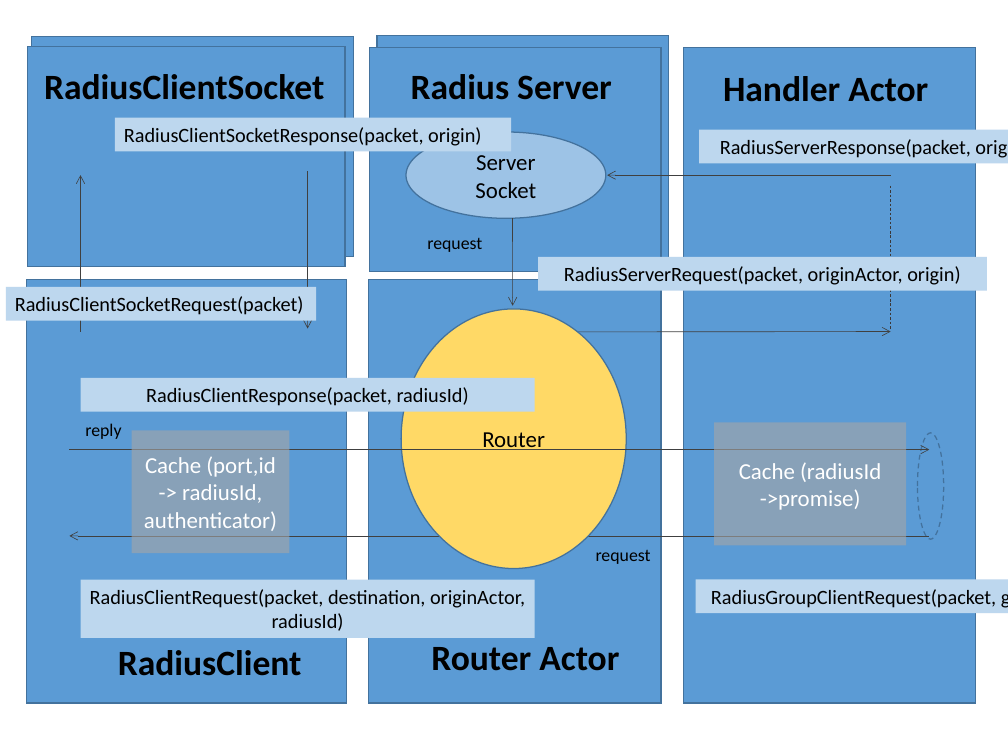
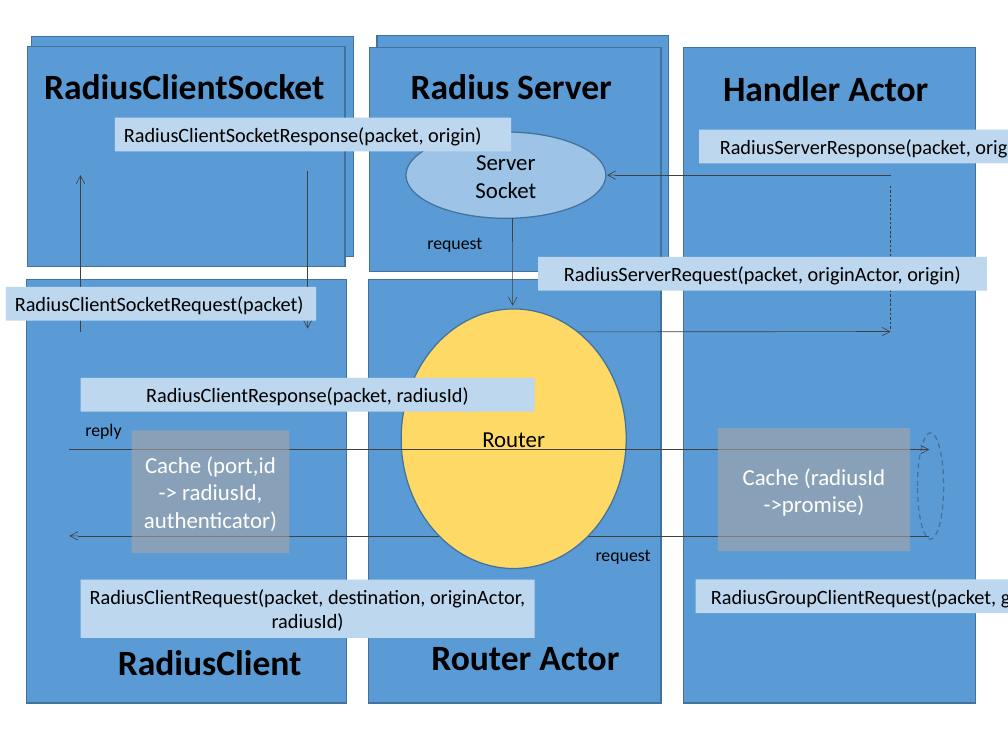
Before and after one commit to francistor/yaas, a slide deck: slide 2 of DiameterServerDesign.pptx. Drawn at 1008x756 pixels with LibreOffice and Linux fonts; fonts in the diff are those of the drawing. Boxes give left, top, right and bottom in pixels: in the first picture for what was removed or moved away, otherwise in the second. Text is boxed around its words. In the diff, an @@ line names an element or a change of style, - is before the commit and + after.

```diff
--- a/DiameterServerDesign.pptx
+++ b/DiameterServerDesign.pptx
@@ rectangle "Cache (radiusId": place and size @@
-rectangle "Cache (radiusId" at [714, 423, 906, 545]
+rectangle "Cache (radiusId" at [718, 428, 910, 551]
```
Also in this commit, not shown: 4 slides added, 16 other files.
